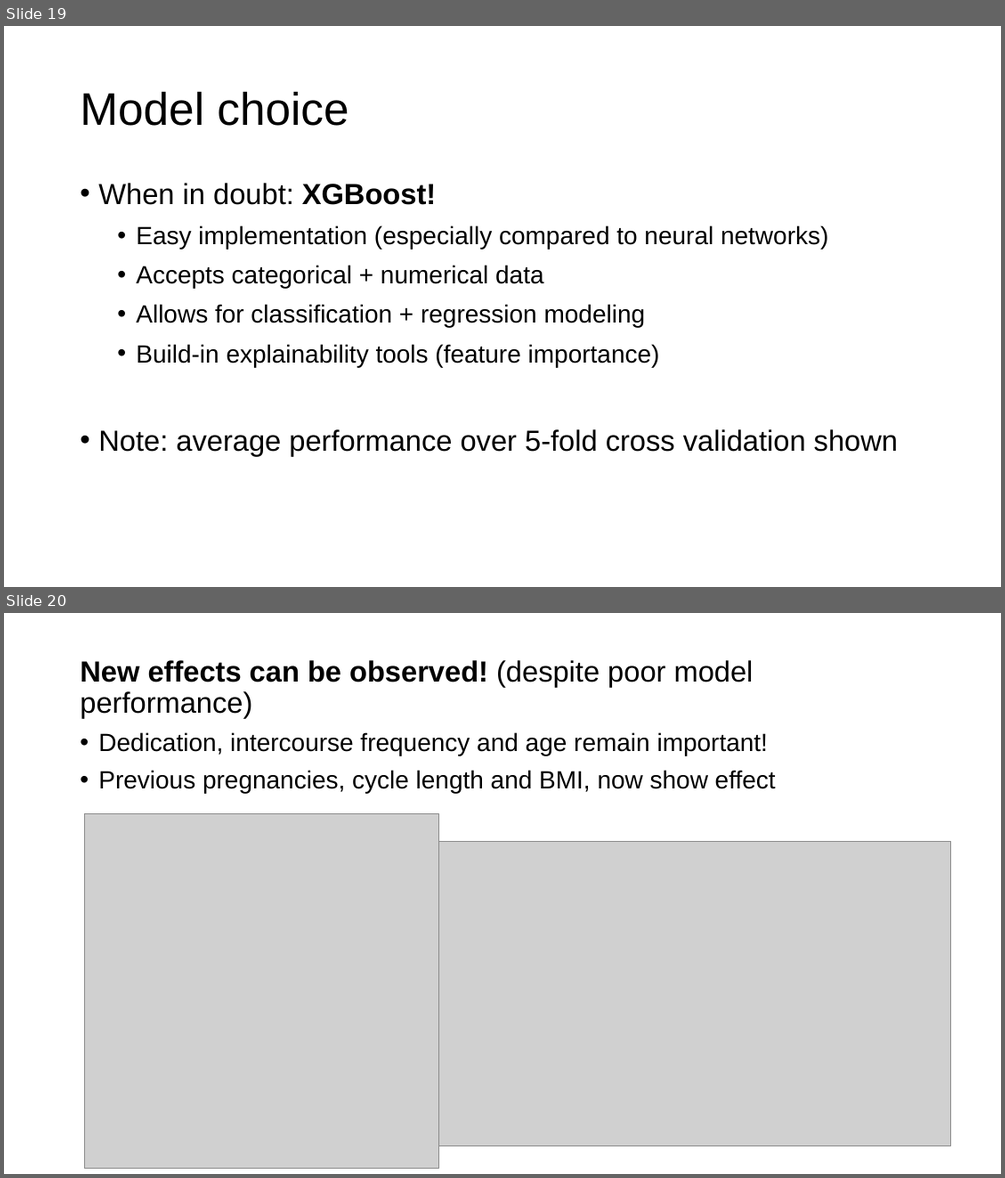
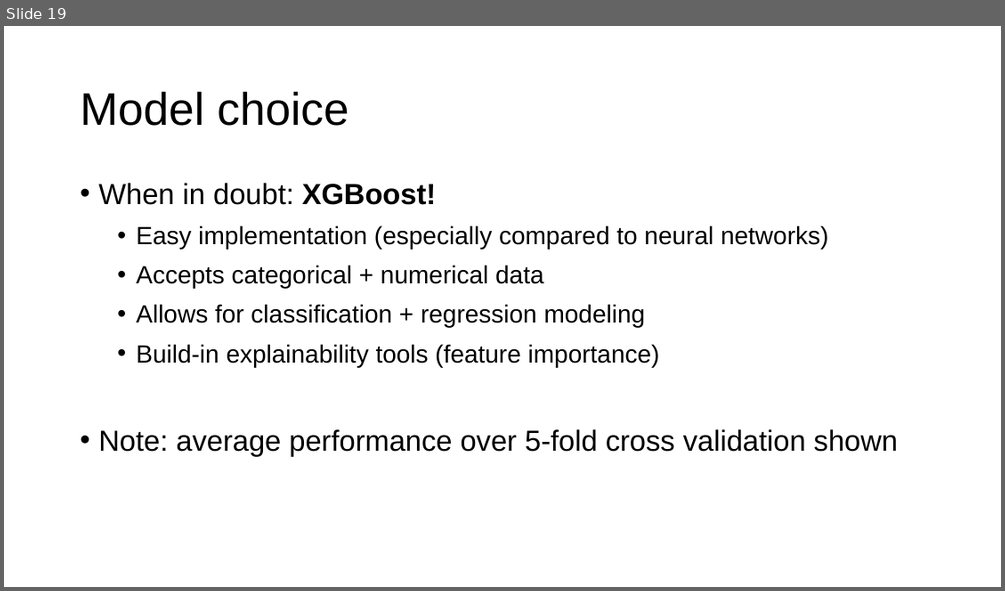
Before and after one commit to JeroenBuil/natural-cycles-assignment, a slide deck: reports/Natural Cycles - Assignment Report - Jeroen Buil.pptx. Shown one above the other, each under a label of ours: slides 19 and 20 before the commit, slide 19 after it. The pictures are 1005x1178 and 1005x591 pixels, drawn with LibreOffice and Linux fonts; fonts in the diff are those of the drawing; grey boxes stand for pictures. Boxes give left, top, right and bottom in pixels: in the first picture for what was removed or moved away, otherwise in the second. Text is boxed around its words. In the diff, an @@ line names an element or a change of style, - is before the commit and + after.

```diff
--- a/reports/Natural Cycles - Assignment Report - Jeroen Buil.pptx
+++ b/reports/Natural Cycles - Assignment Report - Jeroen Buil.pptx
@@ slide 20 removed at (4,613,1001,1174), background #FFFFFF @@
@@ title removed at (80,660,753,718) @@
-New effects can be observed! (despite poor model performance)
@@ text removed at (98,732,776,793) @@
-• Dedication, intercourse frequency and age remain important!
-• Previous pregnancies, cycle length and BMI, now show effect
@@ picture removed at (84,814,438,1167) @@
@@ picture removed at (438,842,950,1146) @@
```
Also in this commit, not shown: 7 slides changed, 4 slides added, 19 other files.
